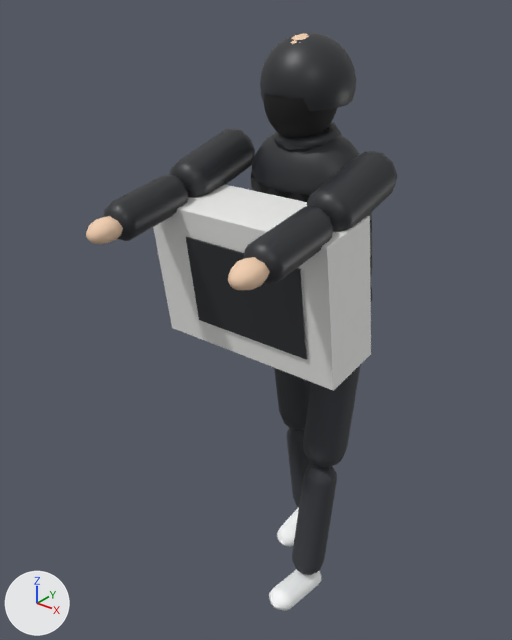
Renders of the glTF model city-hold/public/models/placeholder/char_looter_06_puffer_electronics_box.glb from each side of a commit.
Camera for both pictures: a 50 mm camera at (1.116, -1.7, 1.901) aimed at (-0.081, -0.203, 0.973). Arrows for +X, +Y and +Z are at lower left; the lights stay in place. The older version comes first. Both versions are drawn at frame 18 of the action 'held'; the numbers are the values there.

The scene before the commit, as lines of its bpy script (objects in view):
```python
me_mesh_3 = bpy.data.meshes.new('Mesh_3')
me_mesh_3.from_pydata(...)  # 71 vertices, 136 faces; spans x -0.052..0.052, y -0.192..0.072, z -0.074..0.004
me_mesh_3.materials.append(mat_material_1)  # white #fcffff
ob_arml = bpy.data.objects.new('armL', None)
ob_arml.parent = ob_torso
ob_arml.location = (-0.245, 0.0, 0.54)
ob_arml.rotation_euler = (-1.45, 0.0, 0.0)  # degrees (-83, 0, 0)
ob_armr = bpy.data.objects.new('armR', None)
ob_armr.parent = ob_torso
ob_armr.location = (0.245, 0.0, 0.54)
ob_armr.rotation_euler = (-1.45, 0.0, 0.0)  # degrees (-83, 0, 0)
ob_head = bpy.data.objects.new('head', None)
ob_head.parent = ob_torso
ob_head.location = (0.0, 0.0, 0.66)
ob_head.rotation_euler = (-0.075, 0.0, 0.0)  # degrees (-4.3, 0, 0)
ob_legl = bpy.data.objects.new('legL', None)
ob_legl.parent = ob_hips
ob_legl.location = (-0.1, 0.0, -0.02)
ob_legl.rotation_euler = (0.165, 0.0, 0.0)  # degrees (9.5, 0, 0)
ob_mesh_3_001 = bpy.data.objects.new('Mesh_3.001', me_mesh_3)
ob_mesh_3_001.parent = ob_kneer
ob_mesh_3_001.location = (0.0, 0.0, -0.46)
ob_torso = bpy.data.objects.new('torso', None)
ob_torso.parent = ob_hips
ob_torso.location = (0.0, 0.0, 0.06)
ob_torso.rotation_euler = (0.15, 0.0, 0.0)  # degrees (8.6, 0, 0)
# also in view: 'Mesh_12' at (-0.23, -0.472, 1.357); 'Mesh_11.001' at (0.23, -0.211, 1.416); 'Mesh_7' at (0.0, -0.084, 1.51); 'Mesh_15' at (0.028, -0.385, 1.142); 'Mesh_4' at (0.0, -0.044, 1.242)
```
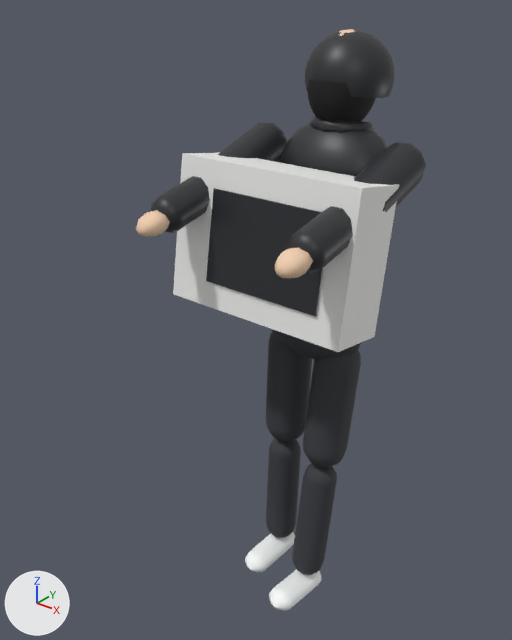
Not drawn themselves, but carrying or shaping drawn objects: ob_legl, ob_torso, ob_head, ob_arml, ob_armr.

What differs and where, as boxes (x1, y1, x2, y2) in the pictures (512 x 640 px):
'Mesh_14', turned: before (153, 185, 371, 391); after (173, 153, 399, 352)
'Mesh_15', turned: before (186, 237, 307, 360); after (206, 188, 323, 317)
'Mesh_9', turned: before (260, 32, 356, 111); after (304, 29, 394, 98)
'Mesh_4', turned: before (251, 128, 372, 280); after (279, 123, 387, 176)
'Mesh_11.001', turned: before (307, 150, 398, 232); after (354, 141, 426, 212)
'Mesh_12.001', turned: before (243, 206, 334, 285); after (287, 206, 353, 273)
'Mesh_11', turned: before (170, 128, 255, 198); after (218, 122, 287, 162)
'Mesh_12', turned: before (104, 175, 188, 241); after (151, 176, 210, 233)
'Mesh_10', turned: before (264, 94, 337, 138); after (308, 80, 375, 121)
'Mesh_1', turned: before (274, 368, 311, 430); after (266, 332, 312, 441)
'Mesh_2', turned: before (287, 427, 311, 508); after (266, 438, 301, 538)
'Mesh_13.001', turned: before (228, 257, 270, 290); after (275, 247, 313, 278)
'Mesh_7', turned: before (273, 122, 341, 152); after (309, 116, 374, 133)
'Mesh_13', turned: before (86, 216, 123, 244); after (136, 210, 170, 237)
'Mesh_3', turned: before (277, 508, 299, 547); after (245, 532, 295, 572)
'Mesh_5.003', turned (mostly hidden afterwards): before (251, 173, 311, 202); after (280, 159, 357, 176)
'Mesh_8', turned (mostly hidden): before (291, 33, 309, 44); after (339, 29, 354, 36)
'Mesh_5.001', turned (not visible afterwards): before (370, 256, 372, 269)
'Mesh_5.002', turned (not visible afterwards): before (370, 220, 372, 233)
'Mesh_5', turned (not visible afterwards): before (370, 283, 372, 301)

The change in detail:
Object 'legL' (ob_legl) turns from (9.5, 0, 0) to (-2.8, 0, 0) degrees about x, y and z.
Object 'torso' (ob_torso) turns from (8.6, 0, 0) to (-9.2, 0, 0) degrees about x, y and z.
Object 'head' (ob_head) turns from (-4.3, 0, 0) to (4.6, 0, 0) degrees about x, y and z.
Object 'armL' (ob_arml) turns from (-83, 0, 0) to (-63, 0, 0) degrees about x, y and z.
Object 'armR' (ob_armr) turns from (-83, 0, 0) to (-63, 0, 0) degrees about x, y and z.
